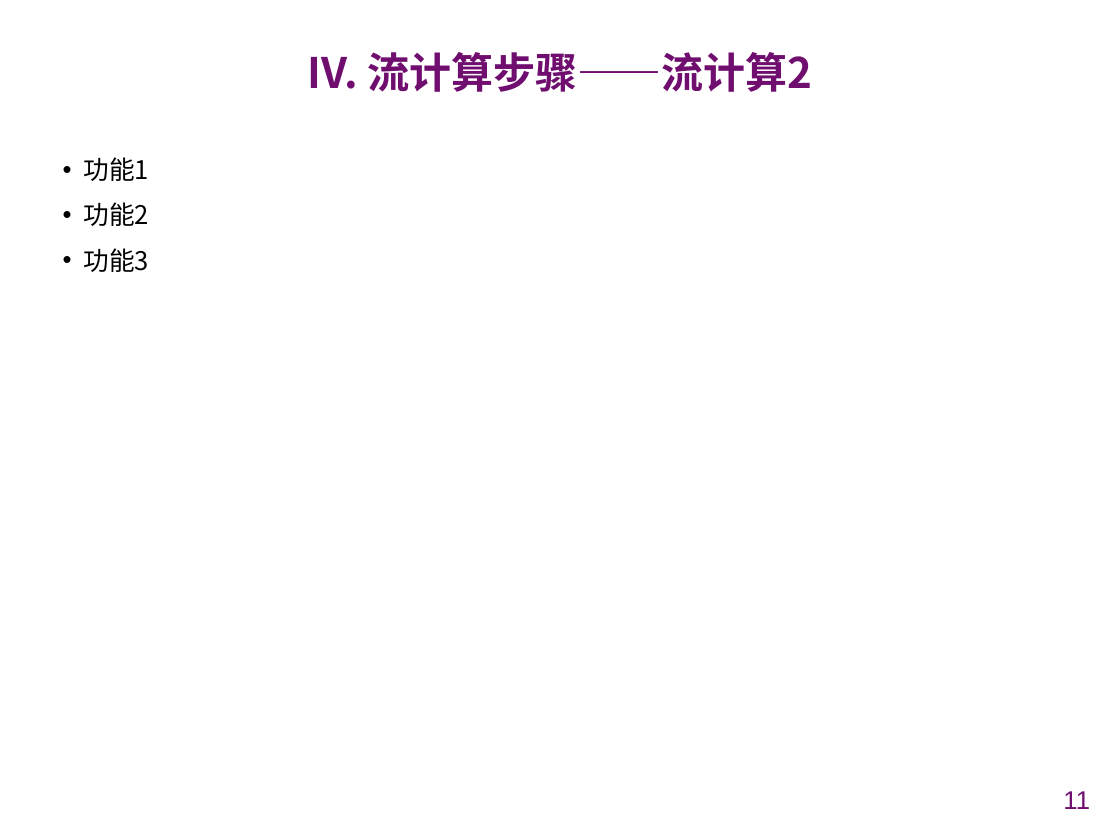
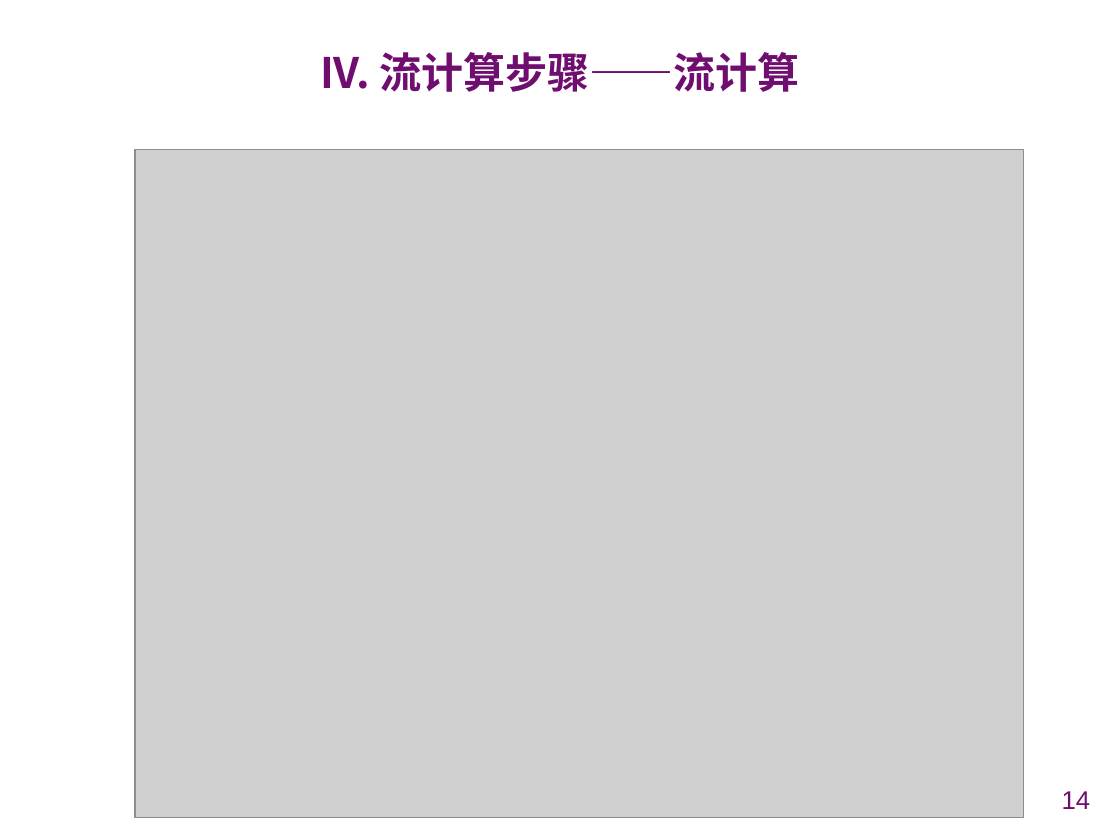
Before and after one commit to chenxiao2402/NJUSE-CloudComputing, a slide deck: slide 14 of PPT/云计算 Streaming 实现汇报.pptx (slide 11 before the commit). Drawn at 1120x840 pixels with LibreOffice and Linux fonts; fonts in the diff are those of the drawing; grey boxes stand for pictures; background and template pictures are left out. Boxes give left, top, right and bottom in pixels: in the first picture for what was removed or moved away, otherwise in the second. Text is boxed around its words. In the diff, an @@ line names an element or a change of style, - is before the commit and + after.

```diff
--- a/PPT/云计算 Streaming 实现汇报.pptx
+++ b/PPT/云计算 Streaming 实现汇报.pptx
@@ title at (320, 52, 800, 92): text changed @@
-IV. 流计算步骤——流计算2
+IV. 流计算步骤——流计算
@@ picture added at (134, 149, 1023, 816) @@
@@ text removed at (84, 157, 149, 272) @@
-• 功能1
-• 功能2
-• 功能3
@@ page number at (1062, 791, 1090, 809): text changed @@
-11
+14
```
Also in this commit, not shown: 9 other slides changed, 8 slides added, 1 other file.
